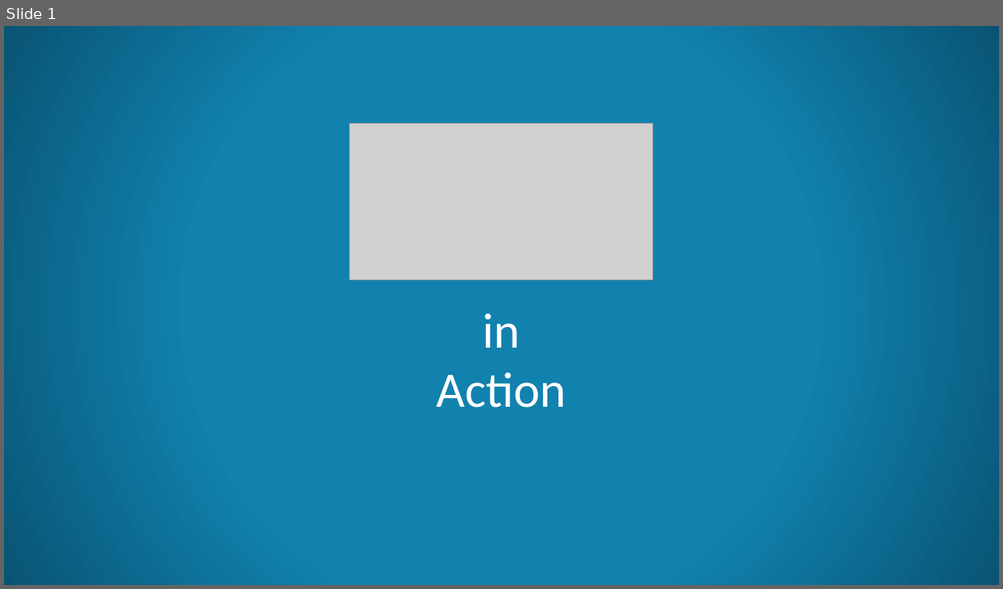
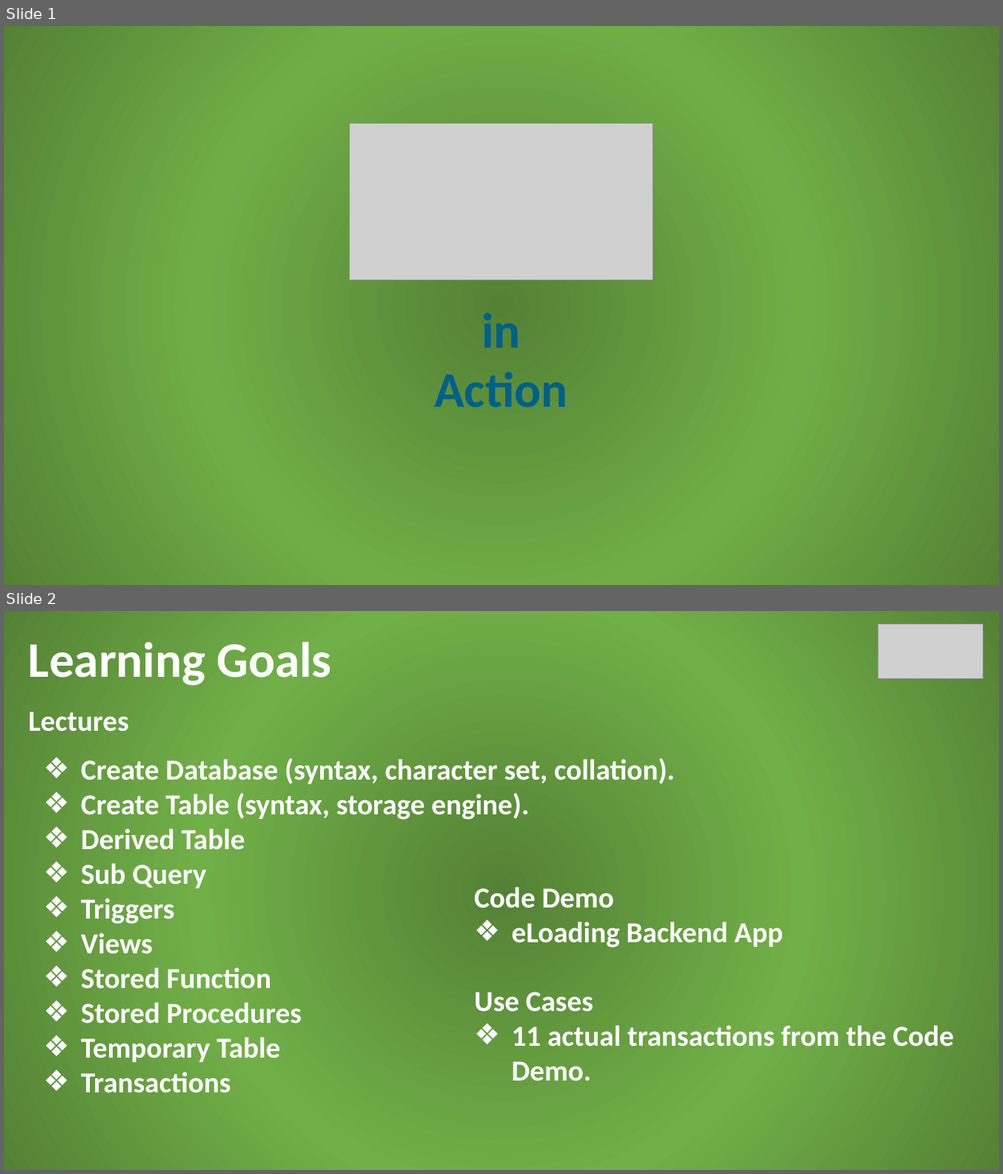
Before and after one commit to jonasalberttan/mysql-in-action, a slide deck: mysql-in-action-presentation.pptx. Shown one above the other, each under a label of ours: slide 1 before the commit, slides 1 and 2 after it. The pictures are 1003x589 and 1003x1174 pixels, drawn with LibreOffice and Linux fonts; fonts in the diff are those of the drawing; grey boxes stand for pictures. Boxes give left, top, right and bottom in pixels: in the first picture for what was removed or moved away, otherwise in the second. Text is boxed around its words. In the diff, an @@ line names an element or a change of style, - is before the commit and + after.

Commit message:
modify pptx and add learning goals slide.

```diff
--- a/mysql-in-action-presentation.pptx
+++ b/mysql-in-action-presentation.pptx
@@ slide 2 added at box(4, 611, 999, 1170), background gradient #548235 to #71AF48 @@
@@ picture added at box(878, 624, 984, 679) @@
@@ text added at box(28, 642, 331, 686), 48 pt, text #FFFFFF, bold @@
+Learning Goals
@@ text added at box(28, 712, 129, 732), 28 pt, text #FFFFFF, bold @@
+Lectures
@@ text added at box(81, 758, 674, 1093), 28 pt, text #FFFFFF, bold @@
+❖ Create Database (syntax, character set, collation).
+❖ Create Table (syntax, storage engine).
+❖ Derived Table
+❖ Sub Query
+❖ Triggers
+❖ Views
+❖ Stored Function
+❖ Stored Procedures
+❖ Temporary Table
+❖ Transactions
@@ text added at box(474, 887, 783, 948), 28 pt, text #FFFFFF, bold @@
+Code Demo
+❖ eLoading Backend App
@@ text added at box(474, 992, 953, 1082), 28 pt, text #FFFFFF, bold @@
+Use Cases
+❖ 11 actual transactions from the Code Demo.
@@ slide 1 changed as well @@
@@ background gradient #1181AE to #095474 to gradient #548235 to #70AD47 @@
@@ text "in" at box(434, 313, 567, 408): text colour #FFFFFF to #005F8B, bold on @@
```
Also in this commit, not shown: 1 slide removed.
